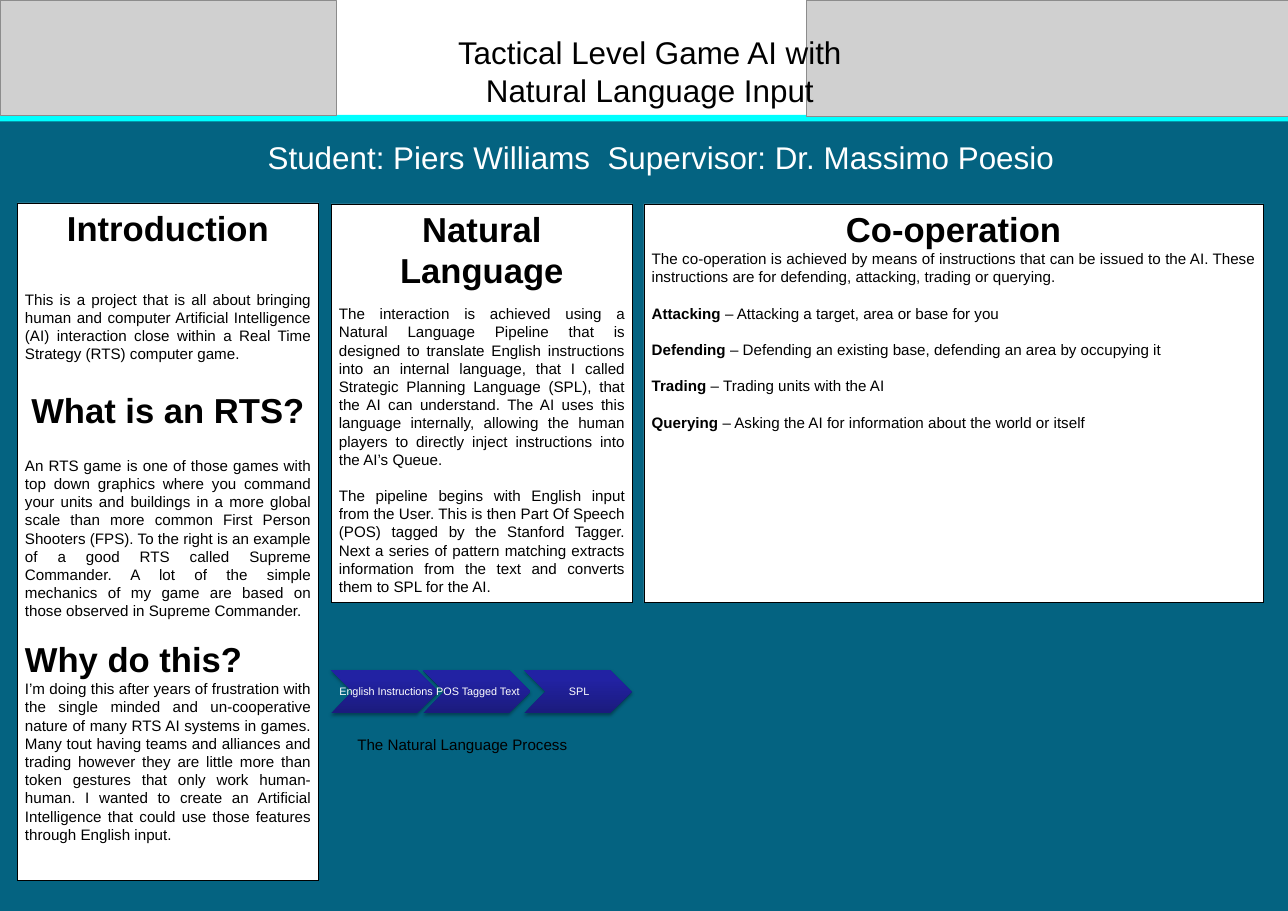
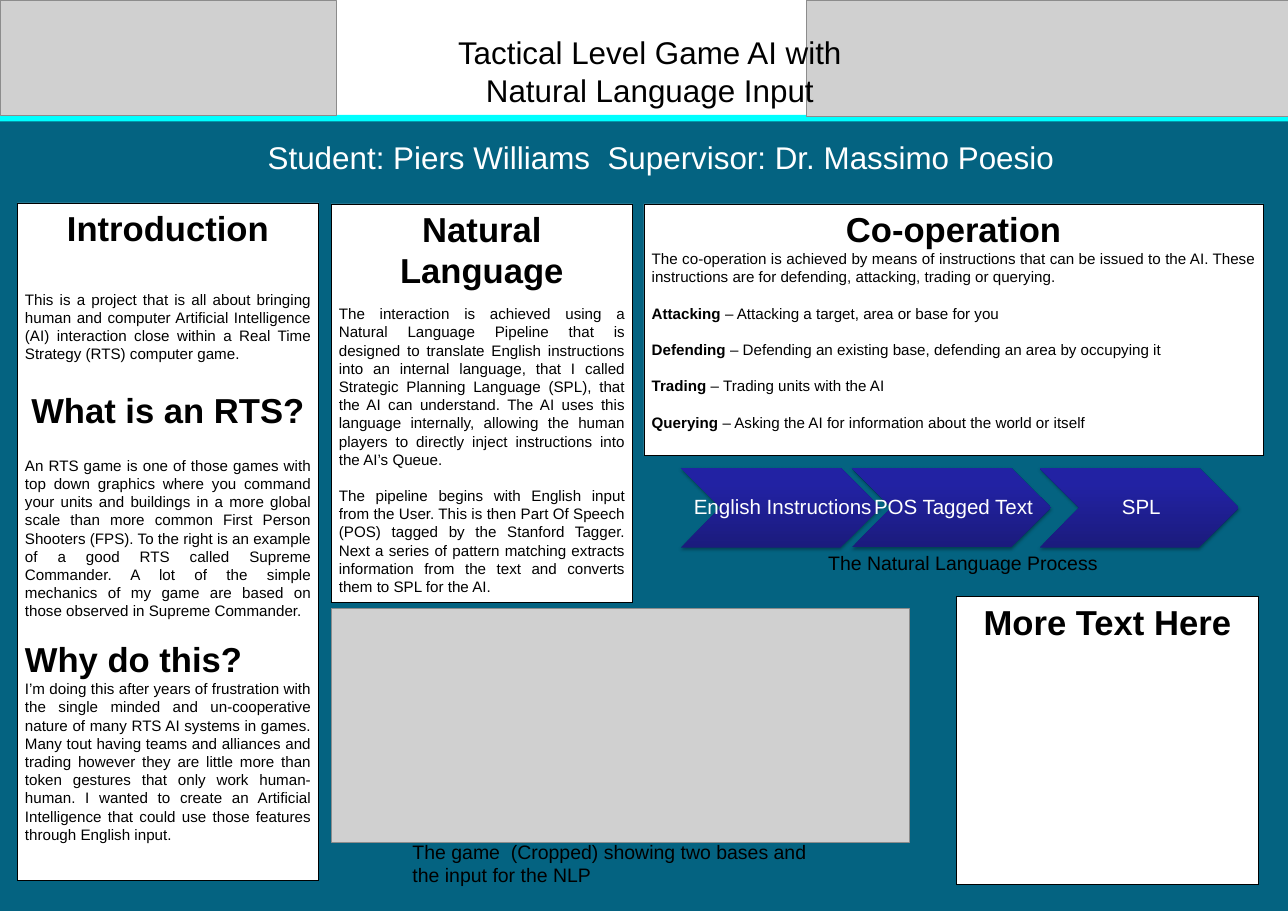
Before and after one commit to piers-williams/CE301---Individual-Project, a slide deck: slide 1 of Deadlines/Poster/CE301 Poster Template.pptx. Drawn at 1288x911 pixels with LibreOffice and Linux fonts; fonts in the diff are those of the drawing; grey boxes stand for pictures. Boxes give left, top, right and bottom in pixels: in the first picture for what was removed or moved away, otherwise in the second. Text is boxed around its words. In the diff, an @@ line names an element or a change of style, - is before the commit and + after.

Commit message:
Minor change to poster layout and sizes

```diff
--- a/Deadlines/Poster/CE301 Poster Template.pptx
+++ b/Deadlines/Poster/CE301 Poster Template.pptx
@@ rectangle "Co-operation": place and size @@
-rectangle "Co-operation" at bbox=[644, 204, 1263, 603]
+rectangle "Co-operation" at bbox=[644, 204, 1263, 456]
@@ text "English Instructions": place and size @@
-text "English Instructions" at bbox=[339, 686, 433, 697]
+text "English Instructions" at bbox=[694, 498, 872, 519]
@@ chevron added at bbox=[681, 468, 880, 547], fill gradient #1B1B7E to #2323A3 to #2020A6 @@
@@ text "POS Tagged Text": place and size @@
-text "POS Tagged Text" at bbox=[436, 686, 520, 697]
+text "POS Tagged Text" at bbox=[874, 498, 1033, 519]
@@ chevron added at bbox=[852, 467, 1051, 547], fill gradient #1B1B7E to #2323A3 to #2020A6 @@
@@ size 10 to 19 pt; more space between paragraphs in 3 elements at bbox=[694, 498, 872, 519], bbox=[874, 498, 1033, 519], bbox=[1122, 499, 1161, 514] @@
@@ text "SPL": place and size @@
-text "SPL" at bbox=[569, 687, 589, 695]
+text "SPL" at bbox=[1122, 499, 1161, 514]
@@ chevron added at bbox=[1040, 468, 1239, 547], fill gradient #1B1B7E to #2323A3 to #2020A6 @@
@@ text "The Natural Language Process": place and size @@
-text "The Natural Language Process" at bbox=[357, 739, 567, 753]
+text "The Natural Language Process" at bbox=[828, 556, 1097, 574]
@@ text "The Natural Language Process" at bbox=[828, 556, 1097, 574]: size 14 to 18 pt; alignment left to centre @@
@@ rectangle added at bbox=[957, 596, 1258, 885], fill #FFFFFF, outline #000000 0.75 pt, 32 pt, text #000000, bold @@
+More Text Here
@@ picture added at bbox=[331, 609, 910, 842] @@
@@ chevron removed at bbox=[331, 670, 438, 713] @@
@@ chevron removed at bbox=[423, 670, 530, 713] @@
@@ chevron removed at bbox=[524, 670, 632, 713] @@
@@ text added at bbox=[412, 845, 806, 886], 18 pt, text #000000 @@
+The game (Cropped) showing two bases and the input for the NLP
```
Also in this commit, not shown: 1 other file.
